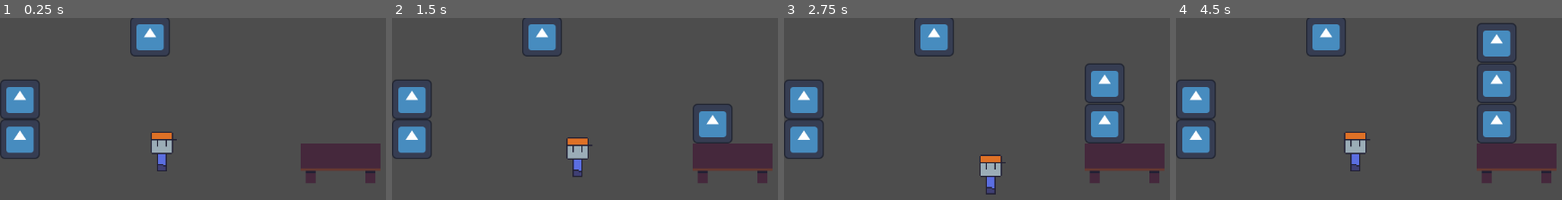
Above: before the commit, frames 1-4 (left to right).
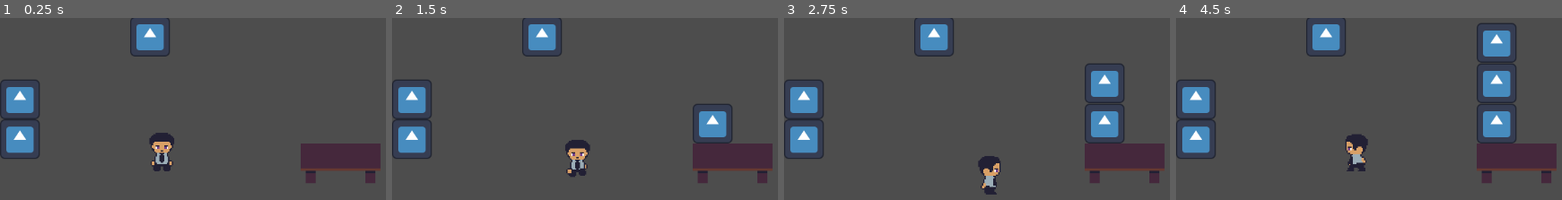
Above: after the commit, the same moments.

Repository: IsaelGabriel/lgj-2023
Game: Godot game, scene res://scenes/reception_test_scene.tscn
Two runs of this game, one before a commit and one after it. Both use one fixed random seed, a clock stepped at 60 frames per second and the inputs below. The project has no main scene, so this scene is started directly. The engine's default icon, where the game draws it, is replaced by a stand-in: a white triangle on a blue panel in a dark square.
Inputs:
- Up to frame 1 (0.25 s): no input
- Up to frame 2 (1.5 s): tap Enter at 0.5 s; hold Right (p1_right) 0.53-1.28 s; tap Space (p1_use) at 0.6, 1.35 s; hold Down (p1_down) from 1.28 s (still down)
- Up to frame 3 (2.75 s): release Down (p1_down) at 2.03 s; hold Right (p1_right) from 2.03 s (still down); tap Space (p1_use) at 2.1 s
- Up to frame 4 (4.5 s): release Right (p1_right) at 2.78 s; hold Up (p1_up) 2.78-3.53 s; tap Space (p1_use) at 2.85, 3.6, 4.35 s; hold Left (p1_left) from 3.53 s (still down)

The runs differ from the first frame. In frame 1, 1.0% of the frame differs, in the area x 38-46%, y 62-85%; in frame 2, 1.0%, in the area x 44-52%, y 65-88%; in frame 3, 0.9%; in frame 4, 1.0%.

Commit message:
added player animation

Diff:
--- a/scenes/player.tscn
+++ b/scenes/player.tscn
@@ -1,10 +1,134 @@
-[gd_scene load_steps=4 format=3 uid="uid://ctm72syamdtu3"]
+[gd_scene load_steps=12 format=3 uid="uid://ctm72syamdtu3"]
 
 [ext_resource type="Script" path="res://scripts/player.gd" id="1_xsqkh"]
-[ext_resource type="Texture2D" uid="uid://bfag7nxxfksqt" path="res://sprites/player_placeholder.png" id="2_2rsfo"]
+[ext_resource type="Texture2D" uid="uid://xu5ssdol7dm8" path="res://sprites/player_walk.png" id="2_tq1qe"]
 
 [sub_resource type="RectangleShape2D" id="RectangleShape2D_vyshg"]
-size = Vector2(32, 64)
+size = Vector2(36, 62)
+
+[sub_resource type="Animation" id="Animation_h6gw4"]
+resource_name = "player_walk_down"
+length = 0.666683
+loop_mode = 1
+step = 0.166667
+tracks/0/type = "value"
+tracks/0/imported = false
+tracks/0/enabled = true
+tracks/0/path = NodePath("Sprite2D:frame")
+tracks/0/interp = 1
+tracks/0/loop_wrap = true
+tracks/0/keys = {
+"times": PackedFloat32Array(0, 0.166667, 0.333333, 0.5),
+"transitions": PackedFloat32Array(1, 1, 1, 1),
+"update": 1,
+"values": [0, 1, 2, 3]
+}
+
+[sub_resource type="Animation" id="Animation_xhj1n"]
+length = 0.001
+tracks/0/type = "value"
+tracks/0/imported = false
+tracks/0/enabled = true
+tracks/0/path = NodePath("Sprite2D:frame")
+tracks/0/interp = 1
+tracks/0/loop_wrap = true
+tracks/0/keys = {
+"times": PackedFloat32Array(0),
+"transitions": PackedFloat32Array(1),
+"update": 1,
+"values": [0]
+}
+
+[sub_resource type="Animation" id="Animation_o585y"]
+resource_name = "player_walk_up"
+length = 0.83335
+step = 0.166667
+tracks/0/type = "value"
+tracks/0/imported = false
+tracks/0/enabled = true
+tracks/0/path = NodePath("Sprite2D:frame")
+tracks/0/interp = 1
+tracks/0/loop_wrap = true
+tracks/0/keys = {
+"times": PackedFloat32Array(0, 0.166667, 0.333333, 0.5),
+"transitions": PackedFloat32Array(1, 1, 1, 1),
+"update": 1,
+"values": [4, 5, 6, 7]
+}
+
+[sub_resource type="Animation" id="Animation_1nay0"]
+resource_name = "player_walk_side"
+length = 0.666683
+loop_mode = 1
+step = 0.166667
+tracks/0/type = "value"
+tracks/0/imported = false
+tracks/0/enabled = true
+tracks/0/path = NodePath("Sprite2D:frame")
+tracks/0/interp = 1
+tracks/0/loop_wrap = true
+tracks/0/keys = {
+"times": PackedFloat32Array(0, 0.166667, 0.333333, 0.5),
+"transitions": PackedFloat32Array(1, 1, 1, 1),
+"update": 1,
+"values": [8, 9, 10, 11]
+}
+
+[sub_resource type="Animation" id="Animation_utnfl"]
+resource_name = "player_idle_down"
+tracks/0/type = "value"
+tracks/0/imported = false
+tracks/0/enabled = true
+tracks/0/path = NodePath("Sprite2D:frame")
+tracks/0/interp = 1
+tracks/0/loop_wrap = true
+tracks/0/keys = {
+"times": PackedFloat32Array(0),
+"transitions": PackedFloat32Array(1),
+"update": 1,
+"values": [0]
+}
+
+[sub_resource type="Animation" id="Animation_why5l"]
+resource_name = "player_idle_side"
+tracks/0/type = "value"
+tracks/0/imported = false
+tracks/0/enabled = true
+tracks/0/path = NodePath("Sprite2D:frame")
+tracks/0/interp = 1
+tracks/0/loop_wrap = true
+tracks/0/keys = {
+"times": PackedFloat32Array(0),
+"transitions": PackedFloat32Array(1),
+"update": 1,
+"values": [8]
+}
+
+[sub_resource type="Animation" id="Animation_72ib0"]
+resource_name = "player_idle_up"
+tracks/0/type = "value"
+tracks/0/imported = false
+tracks/0/enabled = true
+tracks/0/path = NodePath("Sprite2D:frame")
+tracks/0/interp = 1
+tracks/0/loop_wrap = true
+tracks/0/keys = {
+"times": PackedFloat32Array(0),
+"transitions": PackedFloat32Array(1),
+"update": 1,
+"values": [4]
+}
+
+[sub_resource type="AnimationLibrary" id="AnimationLibrary_htkgq"]
+_data = {
+"RESET": SubResource("Animation_xhj1n"),
+"player_idle_down": SubResource("Animation_utnfl"),
+"player_idle_side": SubResource("Animation_why5l"),
+"player_idle_up": SubResource("Animation_72ib0"),
+"player_walk_down": SubResource("Animation_h6gw4"),
+"player_walk_side": SubResource("Animation_1nay0"),
+"player_walk_up": SubResource("Animation_o585y")
+}
 
 [node name="Player" type="CharacterBody2D"]
 texture_filter = 1
@@ -13,7 +137,15 @@
 
 [node name="Sprite2D" type="Sprite2D" parent="."]
 scale = Vector2(2, 2)
-texture = ExtResource("2_2rsfo")
+texture = ExtResource("2_tq1qe")
+hframes = 4
+vframes = 3
 
 [node name="CollisionShape2D" type="CollisionShape2D" parent="."]
+position = Vector2(0, 1)
 shape = SubResource("RectangleShape2D_vyshg")
+
+[node name="AnimationPlayer" type="AnimationPlayer" parent="."]
+libraries = {
+"": SubResource("AnimationLibrary_htkgq")
+}
--- a/scripts/player.gd
+++ b/scripts/player.gd
@@ -10,6 +10,8 @@
 
 # vars
 
+@onready var sprite = $Sprite2D
+@onready var animator = $AnimationPlayer
 var current_target = null
 
 func _process(_delta):
@@ -35,6 +37,28 @@
 	if Input.is_action_pressed("p1_down"):
 		y_input += 1
 		current_direction = Vector2.DOWN
+
+	if x_input == 0.0 and y_input == 0.0:
+		match current_direction:
+			Vector2.DOWN:
+				animator.play("player_idle_down")
+			Vector2.UP:
+				animator.play("player_idle_up")
+			_:
+				animator.play("player_idle_side")
+	else:
+		match current_direction:
+			Vector2.DOWN:
+				animator.play("player_walk_down")
+			Vector2.UP:
+				animator.play("player_walk_up")
+			Vector2.LEFT:
+				animator.play("player_walk_side")
+				sprite.flip_h = true
+			Vector2.RIGHT:
+				animator.play("player_walk_side")
+				sprite.flip_h = false
+
 
 	velocity = Vector2(x_input, y_input) * SPEED
 
Not shown: 1 places in scenes/front_desk.tscn that only renumber resources
Binary file added: sprites/player_walk.png
Not shown, added: sprites/player_walk.png.import
